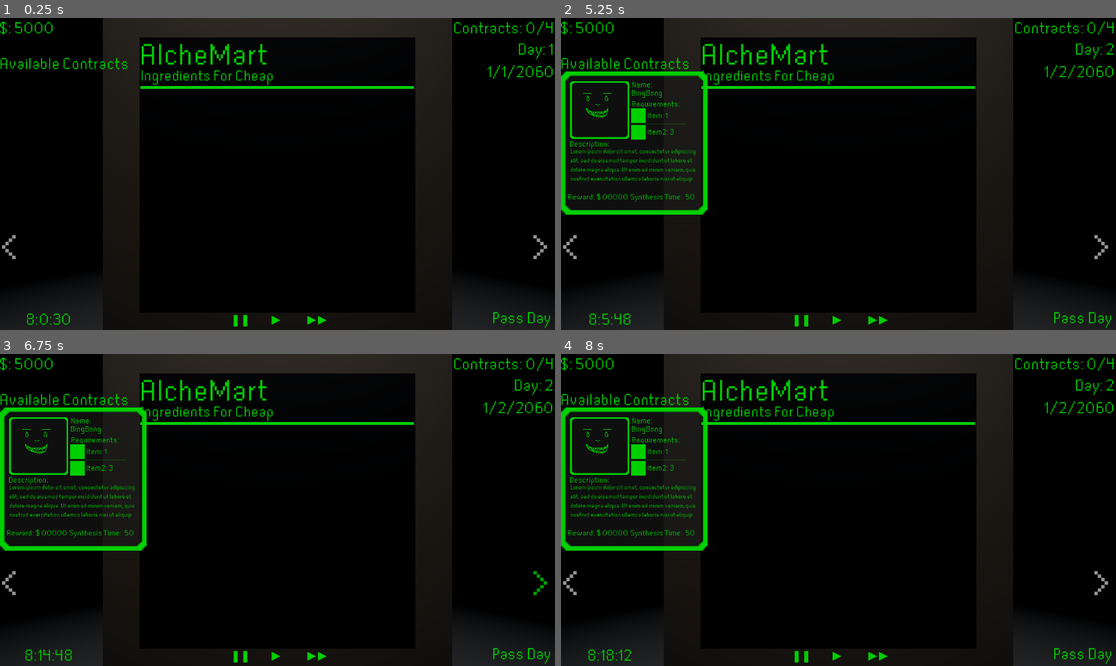
Above: before the commit, frames 1-4 (two rows, left to right).
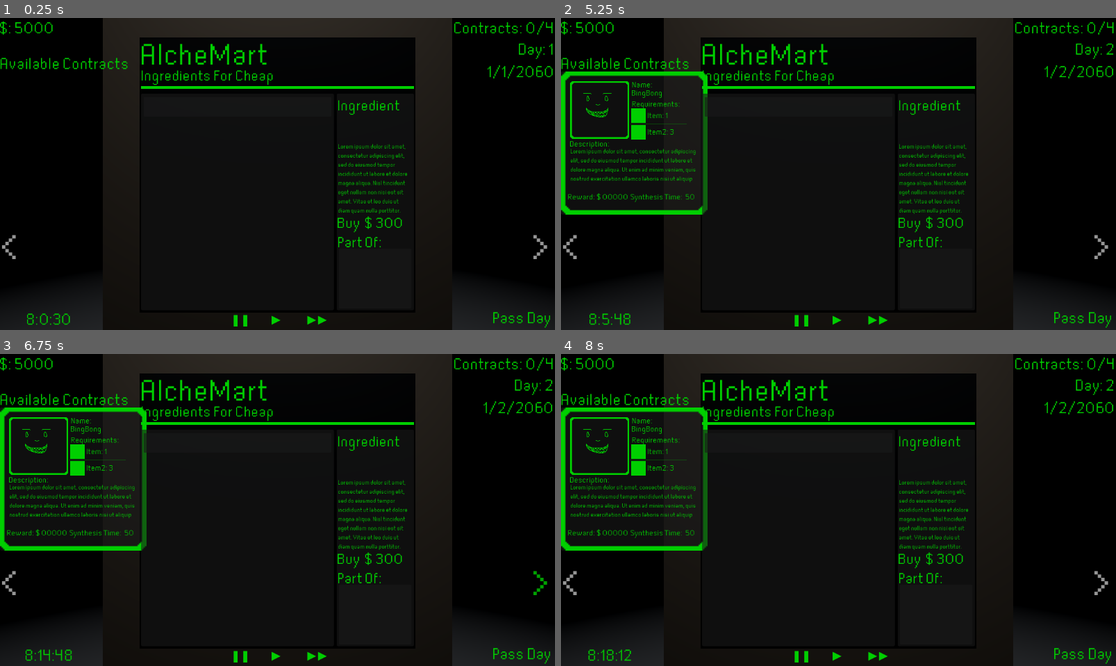
Above: after the commit, the same moments.

Repository: megajolt/Alchemist-Trade-Ltd.
Game: Godot game, scene res://Scenes/maingame.tscn
Same seed, same stepped clock (60 frames per second), same inputs: the game is played once before the commit and once after it.
Inputs (mouse positions are in pixels of both pictures, inside the frame that each line leads up to):
- Up to frame 1 (0.25 s): no input
- Up to frame 2 (5.25 s): click (799, 105) at 0.52 s; click (910, 223) at 1.25 s, where only the run after the commit has a clickable "Buy"; click "❚❚" at 2 s; click "▶" at 2.75 s; click "▶▶" at 3.5 s; click "Pass Day" at 4.25 s; click "Available Contracts" at 5 s
- Up to frame 3 (6.75 s): click "<" at 5.75 s; click ">" at 6.5 s
- Up to frame 4 (8 s): click "❚❚" at 7.25 s

The runs differ from the first frame. In frame 1, 1.2% of the frame differs, in the area x 25-74%, y 21-74%; in frame 2, 1.6%; in frame 3, 1.6%; in frame 4, 1.6%.

Commit message:
Market UI Almost done, now just items for display

Diff:
--- /dev/null
+++ b/Scenes/MarketItemThing.tscn
@@ -0,0 +1,32 @@
+[gd_scene format=3 uid="uid://cu6b0ct3jwkmt"]
+
+[node name="MarketItemThing" type="Control"]
+custom_minimum_size = Vector2(390, 41)
+layout_mode = 3
+anchor_right = 0.339
+anchor_bottom = 0.063
+offset_right = -0.528015
+offset_bottom = 0.175999
+grow_horizontal = 2
+grow_vertical = 2
+
+[node name="TextureRect" type="TextureRect" parent="."]
+layout_mode = 0
+offset_right = 30.0
+offset_bottom = 30.0
+
+[node name="Panel" type="Button" parent="."]
+layout_mode = 1
+anchors_preset = 15
+anchor_right = 1.0
+anchor_bottom = 1.0
+grow_horizontal = 2
+grow_vertical = 2
+
+[node name="Panel2" type="Panel" parent="."]
+layout_mode = 1
+anchors_preset = 15
+anchor_right = 1.0
+anchor_bottom = 1.0
+grow_horizontal = 2
+grow_vertical = 2
--- a/Scenes/MarketUI.tscn
+++ b/Scenes/MarketUI.tscn
@@ -1,7 +1,8 @@
-[gd_scene load_steps=3 format=3 uid="uid://dks65j107hth8"]
+[gd_scene load_steps=4 format=3 uid="uid://dks65j107hth8"]
 
 [ext_resource type="Theme" uid="uid://cxjmtitrmarst" path="res://2DAssets/UITheme.tres" id="1_f2m5h"]
 [ext_resource type="Texture2D" uid="uid://bysloq24bva4c" path="res://2DAssets/Background.png" id="1_x3sq2"]
+[ext_resource type="PackedScene" uid="uid://cu6b0ct3jwkmt" path="res://Scenes/MarketItemThing.tscn" id="3_h3wp5"]
 
 [node name="MarketUi" type="Control"]
 custom_minimum_size = Vector2(570, 570)
@@ -20,34 +21,198 @@
 
 [node name="Title" type="Label" parent="."]
 layout_mode = 1
+anchors_preset = -1
+anchor_right = 0.471
+anchor_bottom = 0.144
 offset_left = 5.0
-offset_right = 271.0
-offset_bottom = 83.0
+offset_right = 0.174988
+offset_bottom = 0.199997
 theme = ExtResource("1_f2m5h")
 theme_override_font_sizes/font_size = 60
 text = "AlcheMart"
 
 [node name="Subtitle" type="Label" parent="."]
 layout_mode = 1
+anchors_preset = -1
+anchor_top = 0.11
+anchor_right = 0.5
+anchor_bottom = 0.177
 offset_left = 5.0
-offset_top = 63.0
-offset_right = 283.0
-offset_bottom = 102.0
+offset_top = -0.250004
+offset_right = -4.5
+offset_bottom = 0.224998
 theme = ExtResource("1_f2m5h")
 theme_override_font_sizes/font_size = 30
 text = "Ingredients For Cheap"
 
 [node name="TextureRect" type="TextureRect" parent="."]
 layout_mode = 1
-anchors_preset = 14
-anchor_top = 0.5
+anchors_preset = -1
+anchor_top = 0.183
 anchor_right = 1.0
-anchor_bottom = 0.5
-offset_left = 2.0
-offset_top = -182.5
-offset_right = -5.0
-offset_bottom = -177.5
+anchor_bottom = 0.191
+offset_left = 3.0
+offset_top = -0.225006
+offset_right = -4.0
+offset_bottom = 0.174995
 grow_horizontal = 2
 grow_vertical = 2
 texture = ExtResource("1_x3sq2")
 expand_mode = 1
+
+[node name="Ingredients" type="Panel" parent="."]
+layout_mode = 1
+anchors_preset = -1
+anchor_left = 0.007
+anchor_top = 0.209
+anchor_right = 0.703
+anchor_bottom = 0.991
+offset_left = -0.0250001
+offset_top = -0.175003
+offset_right = -0.225006
+offset_bottom = 0.174988
+theme = ExtResource("1_f2m5h")
+
+[node name="ScrollContainer" type="ScrollContainer" parent="Ingredients"]
+layout_mode = 1
+anchors_preset = -1
+anchor_left = 0.012
+anchor_top = 0.016
+anchor_right = 0.987
+anchor_bottom = 0.987
+offset_left = 0.2
+offset_top = -0.2
+offset_right = 0.199982
+offset_bottom = -0.150024
+grow_horizontal = 2
+grow_vertical = 2
+horizontal_scroll_mode = 0
+vertical_scroll_mode = 3
+
+[node name="VBoxContainer" type="VBoxContainer" parent="Ingredients/ScrollContainer"]
+layout_mode = 2
+size_flags_horizontal = 3
+size_flags_vertical = 3
+
+[node name="MarketItemThing" parent="Ingredients/ScrollContainer/VBoxContainer" instance=ExtResource("3_h3wp5")]
+layout_mode = 2
+
+[node name="Ingredient Info" type="Panel" parent="."]
+layout_mode = 1
+anchors_preset = -1
+anchor_left = 0.713
+anchor_top = 0.209
+anchor_right = 0.991
+anchor_bottom = 0.991
+offset_left = 0.0249634
+offset_top = -0.175003
+offset_right = 0.174988
+offset_bottom = 0.174988
+
+[node name="Ingredient Name" type="Label" parent="Ingredient Info"]
+layout_mode = 1
+anchors_preset = -1
+anchor_left = 0.019
+anchor_top = 0.011
+anchor_right = 0.837
+anchor_bottom = 0.098
+offset_left = -0.0400002
+offset_top = 0.0499997
+offset_right = -3.92
+offset_bottom = -10.1
+theme = ExtResource("1_f2m5h")
+theme_override_font_sizes/font_size = 30
+text = "Ingredient"
+
+[node name="Part Of Title" type="Label" parent="Ingredient Info"]
+layout_mode = 1
+anchors_preset = -1
+anchor_left = 0.019
+anchor_top = 0.642
+anchor_right = 0.812
+anchor_bottom = 0.729
+offset_left = -0.0400002
+offset_top = 0.100006
+offset_right = 0.0799866
+offset_bottom = -0.0500183
+theme = ExtResource("1_f2m5h")
+theme_override_font_sizes/font_size = 30
+text = "Part Of:"
+
+[node name="Cost" type="Label" parent="Ingredient Info"]
+layout_mode = 1
+anchors_preset = -1
+anchor_left = 0.519
+anchor_top = 0.551
+anchor_right = 0.894
+anchor_bottom = 0.64
+offset_left = -0.0400085
+offset_top = 1.05
+offset_right = -0.0400085
+offset_bottom = -3.05176e-05
+theme = ExtResource("1_f2m5h")
+theme_override_font_sizes/font_size = 30
+text = "300"
+
+[node name="DollarSign" type="Label" parent="Ingredient Info"]
+layout_mode = 1
+anchors_preset = -1
+anchor_left = 0.369
+anchor_top = 0.553
+anchor_right = 0.481
+anchor_bottom = 0.64
+offset_left = -0.0400009
+offset_top = 0.149979
+offset_right = 0.0399933
+offset_bottom = -3.05176e-05
+theme = ExtResource("1_f2m5h")
+theme_override_font_sizes/font_size = 30
+text = "$"
+
+[node name="Ingredient Image" type="TextureRect" parent="Ingredient Info"]
+layout_mode = 1
+anchors_preset = -1
+anchor_left = 0.019
+anchor_top = 0.107
+anchor_right = 0.331
+anchor_bottom = 0.218
+offset_left = -0.0400002
+offset_top = -0.150005
+offset_right = 0.0399933
+offset_bottom = -0.100006
+
+[node name="Ingredient Discription" type="Label" parent="Ingredient Info"]
+layout_mode = 0
+offset_left = 3.0
+offset_top = 102.0
+offset_right = 156.0
+offset_bottom = 253.0
+theme = ExtResource("1_f2m5h")
+theme_override_font_sizes/font_size = 12
+text = "Lorem ipsum dolor sit amet, consectetur adipiscing elit, sed do eiusmod tempor incididunt ut labore et dolore magna aliqua. Nisl tincidunt eget nullam non nisi est sit amet. Vitae et leo duis ut diam quam nulla porttitor. "
+autowrap_mode = 3
+
+[node name="Buy Button" type="Button" parent="Ingredient Info"]
+layout_mode = 1
+anchors_preset = -1
+anchor_top = 0.553
+anchor_right = 0.319
+anchor_bottom = 0.64
+offset_left = 3.0
+offset_top = 0.149979
+offset_right = -0.0400009
+offset_bottom = -3.05176e-05
+theme = ExtResource("1_f2m5h")
+theme_override_font_sizes/font_size = 30
+text = "Buy"
+
+[node name="ItemList" type="ItemList" parent="Ingredient Info"]
+layout_mode = 1
+anchors_preset = -1
+anchor_left = 0.025
+anchor_top = 0.716
+anchor_right = 0.969
+anchor_bottom = 0.991
+offset_top = -0.200012
+offset_right = -0.0400085
+offset_bottom = 0.0499878
Not shown, added: export_presets.cfg
